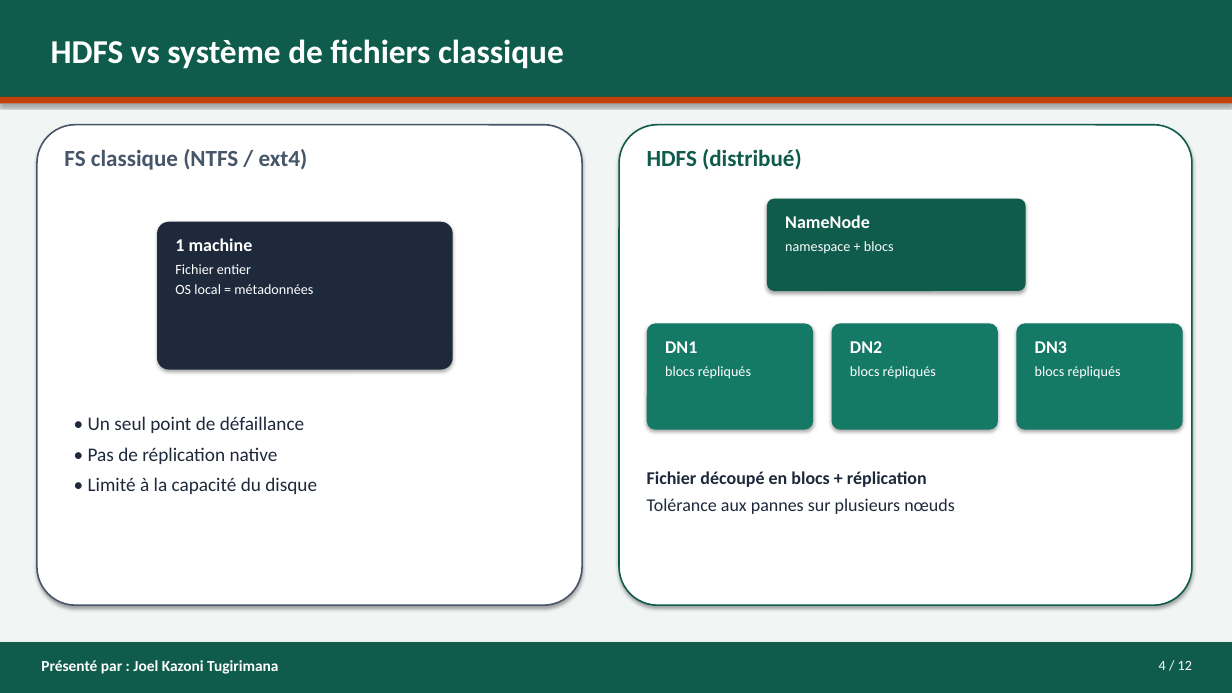
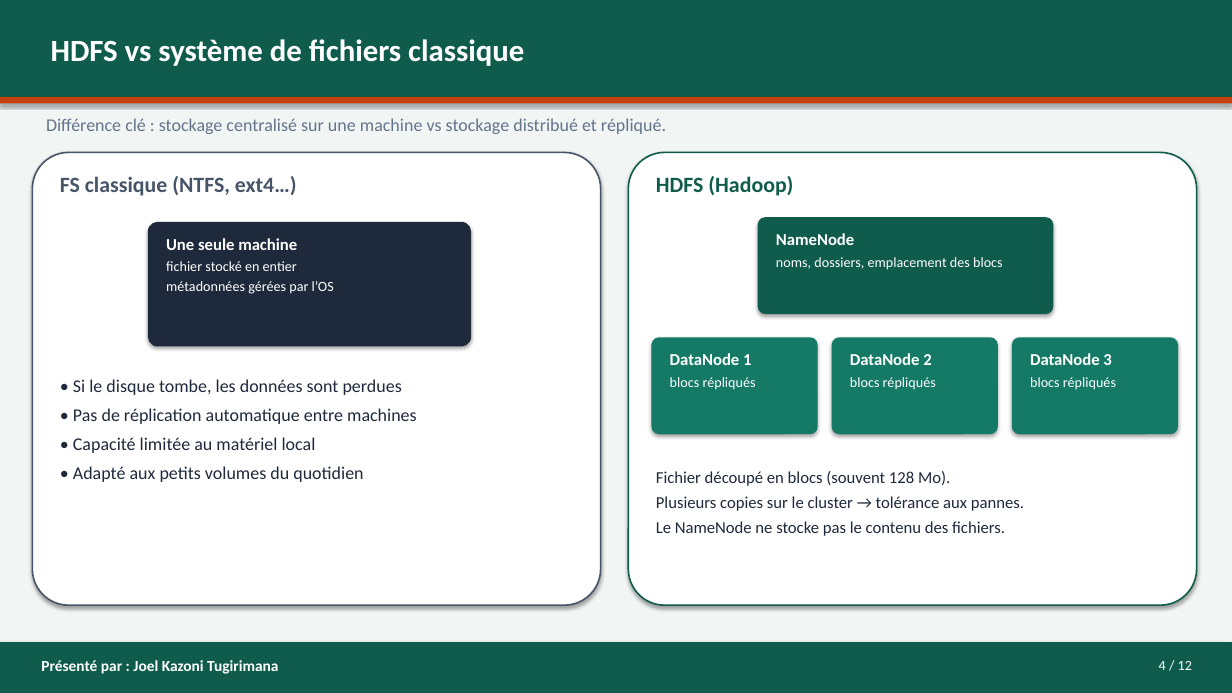
Before and after one commit to asinyopetro/Les_Hadoop_Riders_G4, a slide deck: slide 4 of presentation/PRESENTATION-G4-Les_Hadoop_Riders.pptx. Drawn at 1232x693 pixels with LibreOffice and Linux fonts; fonts in the diff are those of the drawing. Boxes give left, top, right and bottom in pixels: in the first picture for what was removed or moved away, otherwise in the second. Text is boxed around its words. In the diff, an @@ line names an element or a change of style, - is before the commit and + after.

```diff
--- a/presentation/PRESENTATION-G4-Les_Hadoop_Riders.pptx
+++ b/presentation/PRESENTATION-G4-Les_Hadoop_Riders.pptx
@@ text "HDFS vs système de fichiers ..." at (51, 39, 524, 66): size 26 to 24 pt @@
@@ text added at (46, 118, 666, 134), 14 pt, text #64748B @@
+Différence clé : stockage centralisé sur une machine vs stockage distribué et répliqué.
@@ rounded rectangle: place and size @@
-rounded rectangle at (37, 125, 582, 605)
+rounded rectangle at (32, 152, 601, 605)
@@ text at (60, 176, 297, 196): text changed; size 18 to 17 pt @@
-FS classique (NTFS / ext4)
+FS classique (NTFS, ext4…)
@@ rounded rectangle: place and size @@
-rounded rectangle at (619, 125, 1192, 605)
+rounded rectangle at (628, 152, 1197, 605)
@@ text at (656, 176, 793, 196): text changed; size 18 to 17 pt @@
-HDFS (distribué)
+HDFS (Hadoop)
@@ rounded rectangle: place and size @@
-rounded rectangle at (157, 222, 453, 370)
+rounded rectangle at (148, 222, 471, 347)
@@ text at (166, 238, 334, 294): text changed @@
-1 machine
-Fichier entier
-OS local = métadonnées
+Une seule machine
+fichier stocké en entier
+métadonnées gérées par l’OS
@@ rounded rectangle: place and size @@
-rounded rectangle at (767, 199, 1026, 291)
+rounded rectangle at (758, 217, 1054, 314)
@@ text "NameNode": place and size @@
-text "NameNode" at (785, 215, 894, 254)
+text "NameNode" at (776, 233, 1003, 270)
@@ text at (776, 233, 854, 245): size 14 to 13 pt in "NameNode"; less space between paragraphs @@
@@ text at (776, 257, 1003, 270): text changed @@
-namespace + blocs
+noms, dossiers, emplacement des blocs
@@ rounded rectangle: place and size @@
-rounded rectangle at (647, 323, 813, 430)
+rounded rectangle at (652, 337, 818, 434)
@@ text "DataNode 1": place and size @@
-text "DataNode 1" at (665, 341, 751, 379)
+text "DataNode 1" at (670, 353, 756, 390)
@@ text at (670, 353, 751, 365): text changed; size 14 to 13 pt @@
-DN1
+DataNode 1
@@ rounded rectangle: place and size @@
-rounded rectangle at (832, 323, 998, 430)
+rounded rectangle at (832, 337, 998, 434)
@@ text "DataNode 2": place and size @@
-text "DataNode 2" at (850, 341, 936, 379)
+text "DataNode 2" at (850, 353, 936, 390)
@@ text at (850, 353, 931, 365): text changed; size 14 to 13 pt @@
-DN2
+DataNode 2
@@ rounded rectangle: place and size @@
-rounded rectangle at (1017, 323, 1183, 430)
+rounded rectangle at (1012, 337, 1178, 434)
@@ text "DataNode 3": place and size @@
-text "DataNode 3" at (1035, 341, 1121, 379)
+text "DataNode 3" at (1030, 353, 1116, 390)
@@ text at (1030, 353, 1111, 365): text changed; size 14 to 13 pt @@
-DN3
+DataNode 3
@@ text added at (73, 379, 417, 482), 14 pt, text #1E293B @@
+• Si le disque tombe, les données sont perdues
+• Pas de réplication automatique entre machines
+• Capacité limitée au matériel local
+• Adapté aux petits volumes du quotidien
@@ text removed at (88, 416, 317, 494) @@
-• Un seul point de défaillance
-• Pas de réplication native
-• Limité à la capacité du disque
@@ text at (656, 471, 1024, 536): text changed; size 14 to 13 pt @@
-Fichier découpé en blocs + réplication
-Tolérance aux pannes sur plusieurs nœuds
+Fichier découpé en blocs (souvent 128 Mo).
+Plusieurs copies sur le cluster → tolérance aux pannes.
+Le NameNode ne stocke pas le contenu des fichiers.
```
Also in this commit, not shown: 11 other slides changed, 3 other files.
